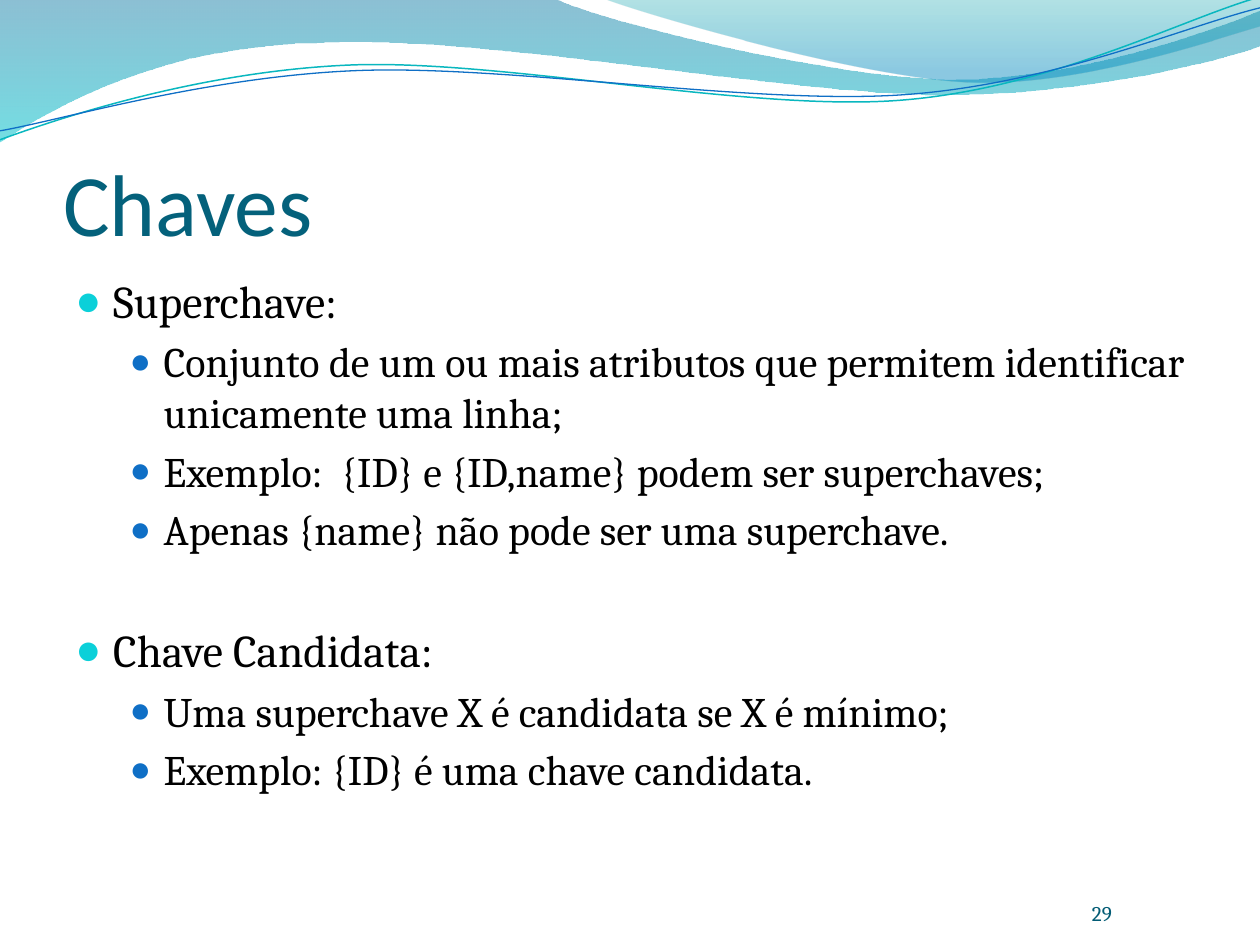
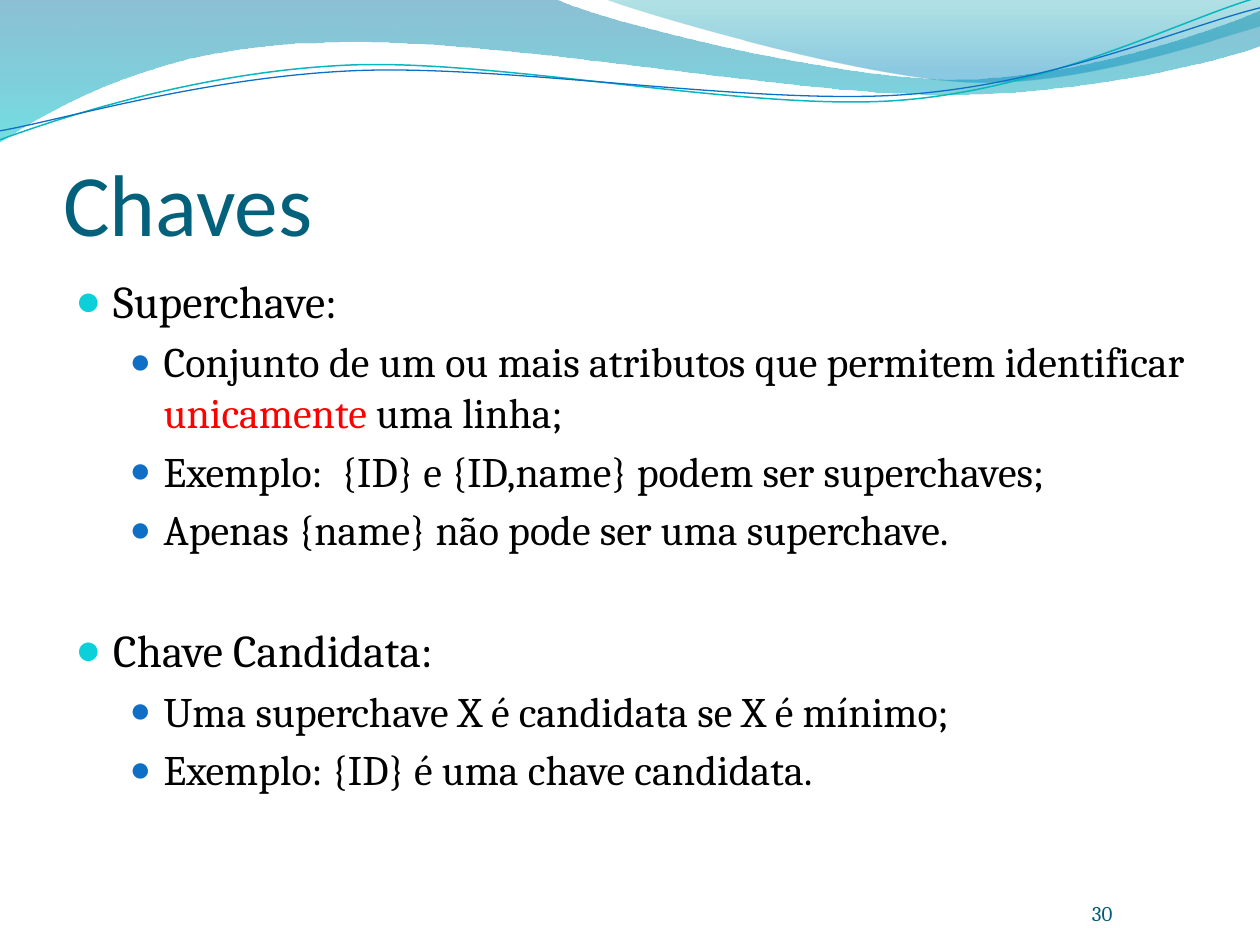
Before and after one commit to leonardopordeus/BD, a slide deck: slide 30 of Aula01.pptx (slide 29 before the commit). Drawn at 1260x945 pixels with LibreOffice and Linux fonts; fonts in the diff are those of the drawing; background and template pictures are left out. Boxes give left, top, right and bottom in pixels: in the first picture for what was removed or moved away, otherwise in the second. Text is boxed around its words. In the diff, an @@ line names an element or a change of style, - is before the commit and + after.

```diff
--- a/Aula01.pptx
+++ b/Aula01.pptx
@@ text at box(164, 347, 1185, 434): text colour #000000 to #FF0000 in "unicamente" @@
@@ page number at box(1092, 907, 1113, 921): text changed @@
-29
+30
```
Also in this commit, not shown: 6 other slides changed, 1 slide added, 2 other files.
